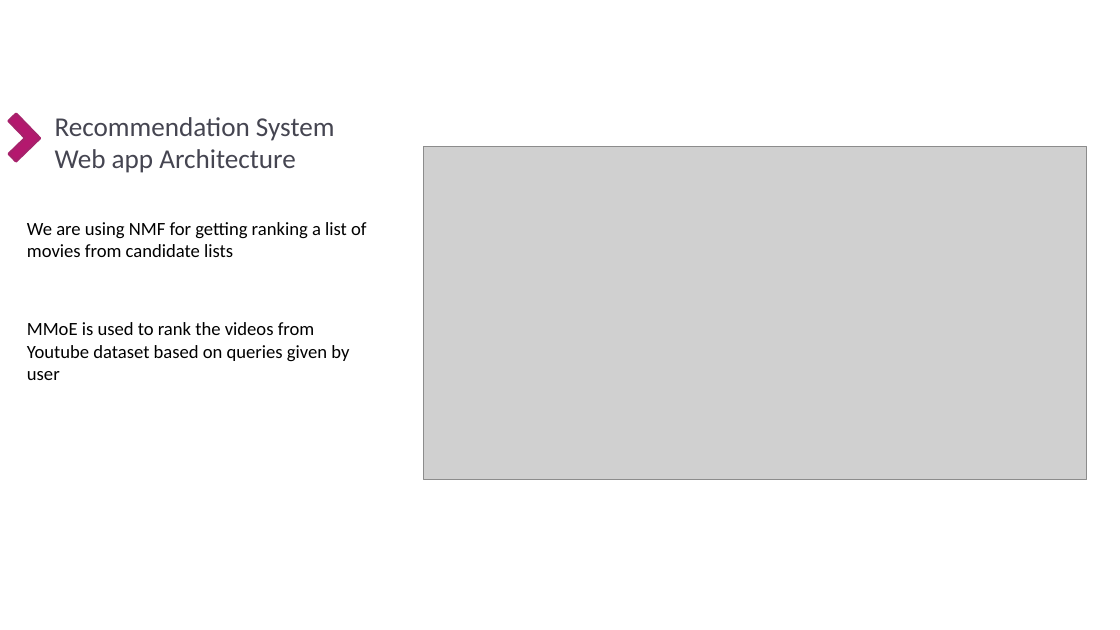
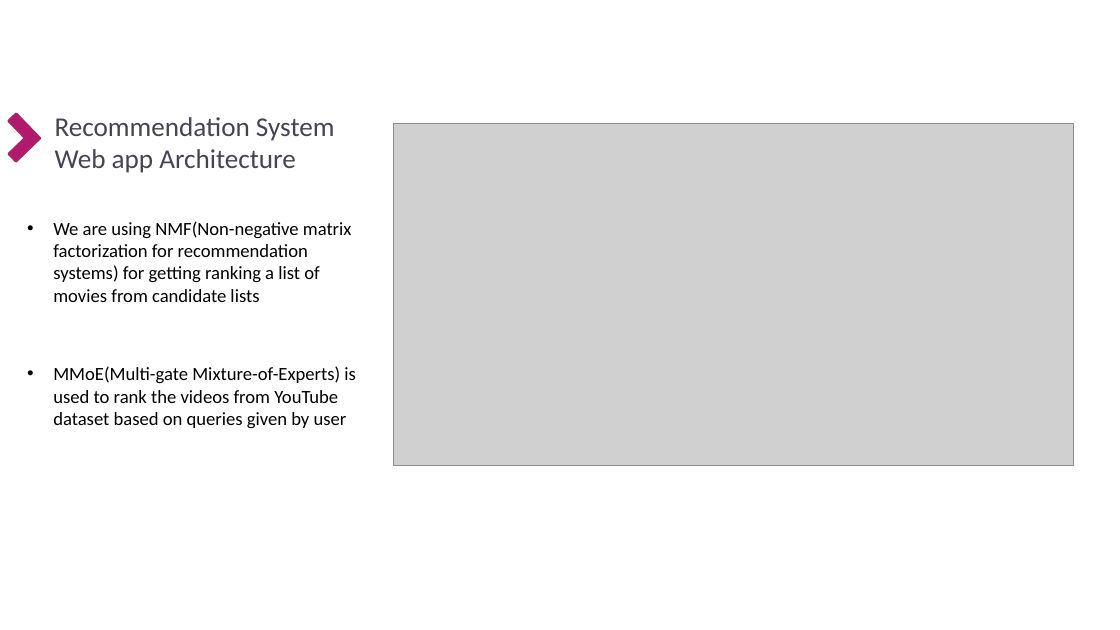
Before and after one commit to GPSV-Project/Recommendation_System, a slide deck: slide 6 of 3- Presentation/Recommendation Engine Project using MMoE.pptx (slide 7 before the commit). Drawn at 1120x630 pixels with LibreOffice and Linux fonts; fonts in the diff are those of the drawing; grey boxes stand for pictures; background and template pictures are left out. Boxes give left, top, right and bottom in pixels: in the first picture for what was removed or moved away, otherwise in the second. Text is boxed around its words. In the diff, an @@ line names an element or a change of style, - is before the commit and + after.

```diff
--- a/3- Presentation/Recommendation Engine Project using MMoE.pptx
+++ b/3- Presentation/Recommendation Engine Project using MMoE.pptx
@@ picture: place and size @@
-picture at <box>423,146,1087,480</box>
+picture at <box>394,124,1074,465</box>
@@ text at <box>53,221,356,428</box>: text changed @@
-We are using NMF for getting ranking a list of movies from candidate lists
-MMoE is used to rank the videos from Youtube dataset based on queries given by user
+• We are using NMF(Non-negative matrix factorization for recommendation systems) for getting ranking a list of movies from candidate lists
+• MMoE(Multi-gate Mixture-of-Experts) is used to rank the videos from YouTube dataset based on queries given by user
```
Also in this commit, not shown: 8 other slides changed, 5 slides added, 11 other files.
